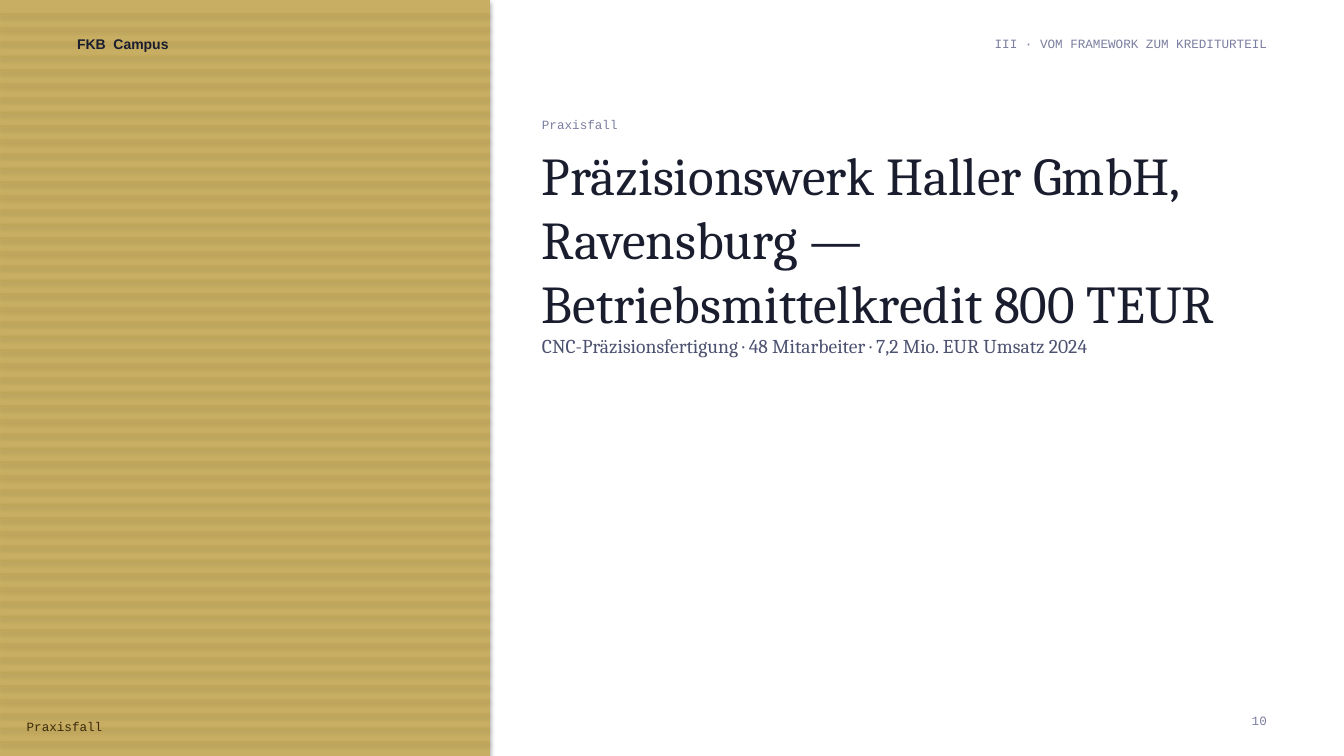
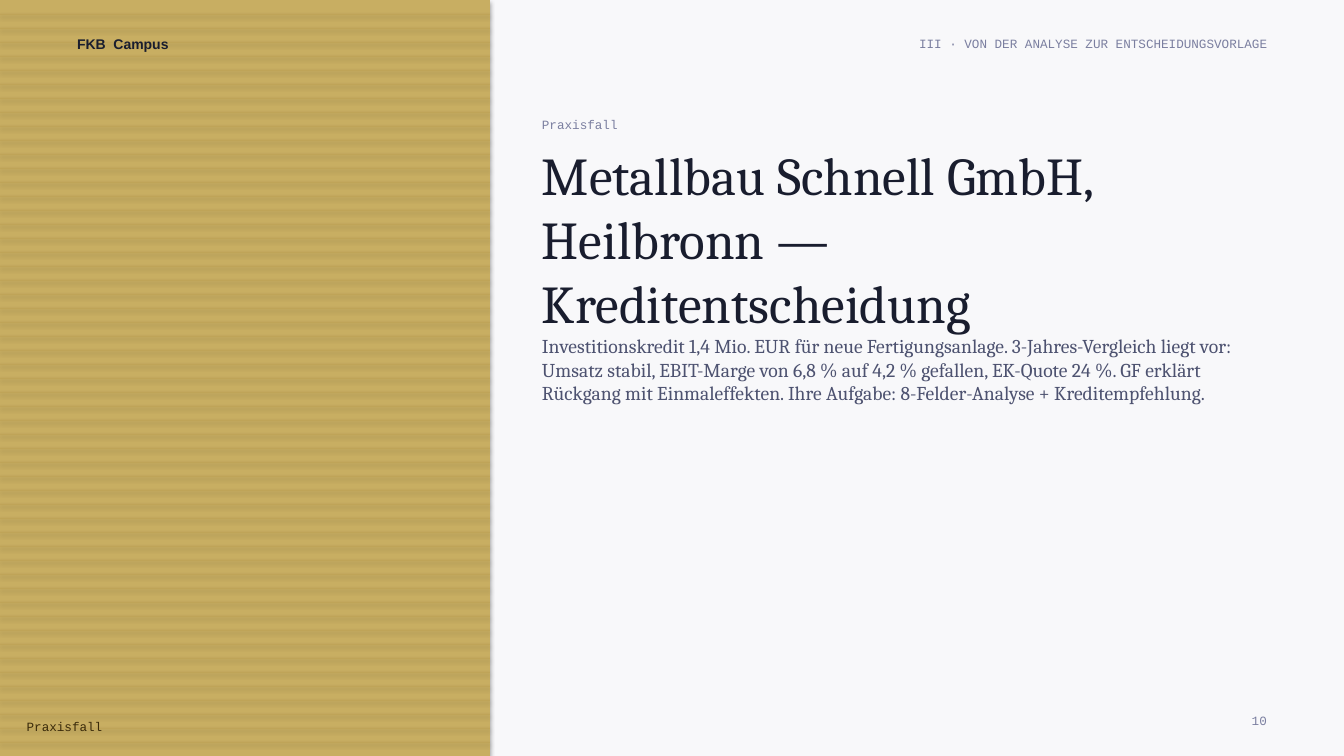
Before and after one commit to ck5rqc47pr-byte/firmenkundenakademie-online, a slide deck: slide 10 of public/downloads/praesentation/M22.pptx. Drawn at 1344x756 pixels with LibreOffice and Linux fonts; fonts in the diff are those of the drawing. Boxes give left, top, right and bottom in pixels: in the first picture for what was removed or moved away, otherwise in the second. Text is boxed around its words. In the diff, an @@ line names an element or a change of style, - is before the commit and + after.

```diff
--- a/public/downloads/praesentation/M22.pptx
+++ b/public/downloads/praesentation/M22.pptx
@@ background #FFFFFF to #F8F8FA @@
@@ text at box(919, 39, 1267, 48): text changed @@
-III · VOM FRAMEWORK ZUM KREDITURTEIL
+III · VON DER ANALYSE ZUR ENTSCHEIDUNGSVORLAGE
@@ text at box(542, 158, 1095, 334): text changed @@
-Präzisionswerk Haller GmbH, Ravensburg — Betriebsmittelkredit 800 TEUR
+Metallbau Schnell GmbH, Heilbronn — Kreditentscheidung
@@ text at box(542, 339, 1231, 405): text changed @@
-CNC-Präzisionsfertigung · 48 Mitarbeiter · 7,2 Mio. EUR Umsatz 2024
+Investitionskredit 1,4 Mio. EUR für neue Fertigungsanlage. 3-Jahres-Vergleich liegt vor: Umsatz stabil, EBIT-Marge von 6,8 % auf 4,2 % gefallen, EK-Quote 24 %. GF erklärt Rückgang mit Einmaleffekten. Ihre Aufgabe: 8-Felder-Analyse + Kreditempfehlung.
```
Also in this commit, not shown: 8 other slides changed, 3 slides added, 3 slides removed.
